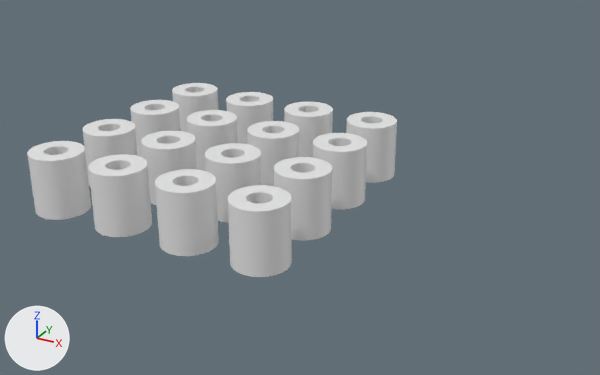
The Blender file 3dPrint/AmpStandoff/AmpStandoff.blend as it was, and as the next commit left it.
Camera for both pictures: a 50 mm camera at (74.2, -71.2, 41.9) aimed at (23.1, 21.7, -4.5). Lighting does not change. The marker at lower left points along +X, +Y and +Z.
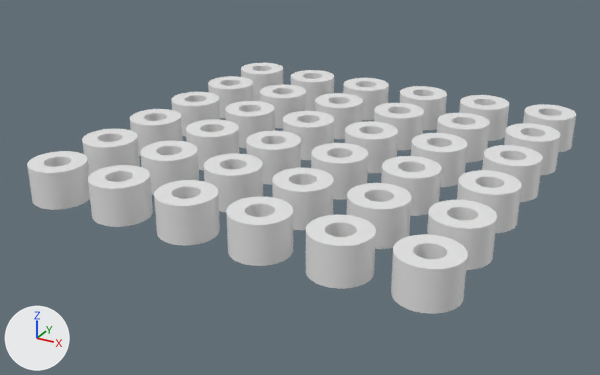
Commit message: Amp Standoff shortened to 5mm

ob_cylinderinner is not drawn itself; it is used by a modifier of ob_cylinder.

What changed in the scene script:
```text
Change me_cylinder:
    where me_cylinder.from_pydata(...)  # 200 vertices, 102 faces; spans x -3.5..3.5, y -3.5..3.5, z -4.0..4.0
    used by ob_cylinder; location = (0.0, 0.0, 0.0)
    me_cylinder part 1: the whole mesh is scaled about its middle by (1.06, 1.06, 0.625)
Change ob_cylinder:
    where _m = ob_cylinder.modifiers.new('Array', 'ARRAY')
    _m.count: 4 -> 6
    where _m = ob_cylinder.modifiers.new('Array.001', 'ARRAY')
    _m.count: 4 -> 6
Change ob_cylinderinner:
    ob_cylinderinner.scale: (0.214, 0.214, 2.5) -> (0.243, 0.243, 2.5)
```

Location of each change, [x1, y1, x2, y2] in pixels of the pictures (600 x 375 px):
'Cylinder', mesh rescaled, modifiers changed, reshaped (48% wider, 29% taller): before [27, 83, 397, 277]; after [27, 63, 576, 314]
